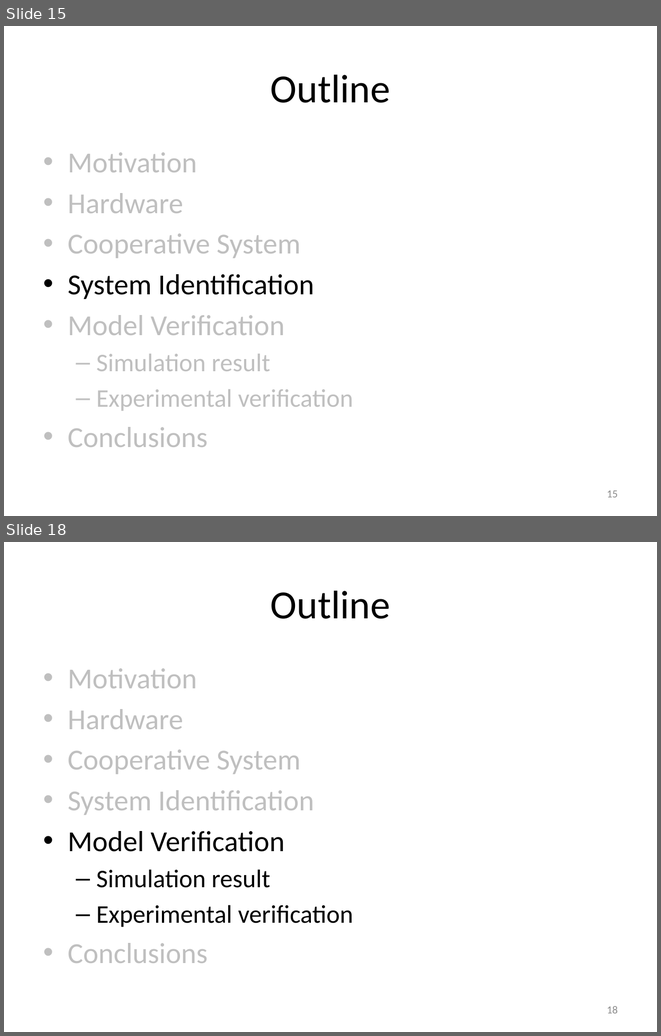
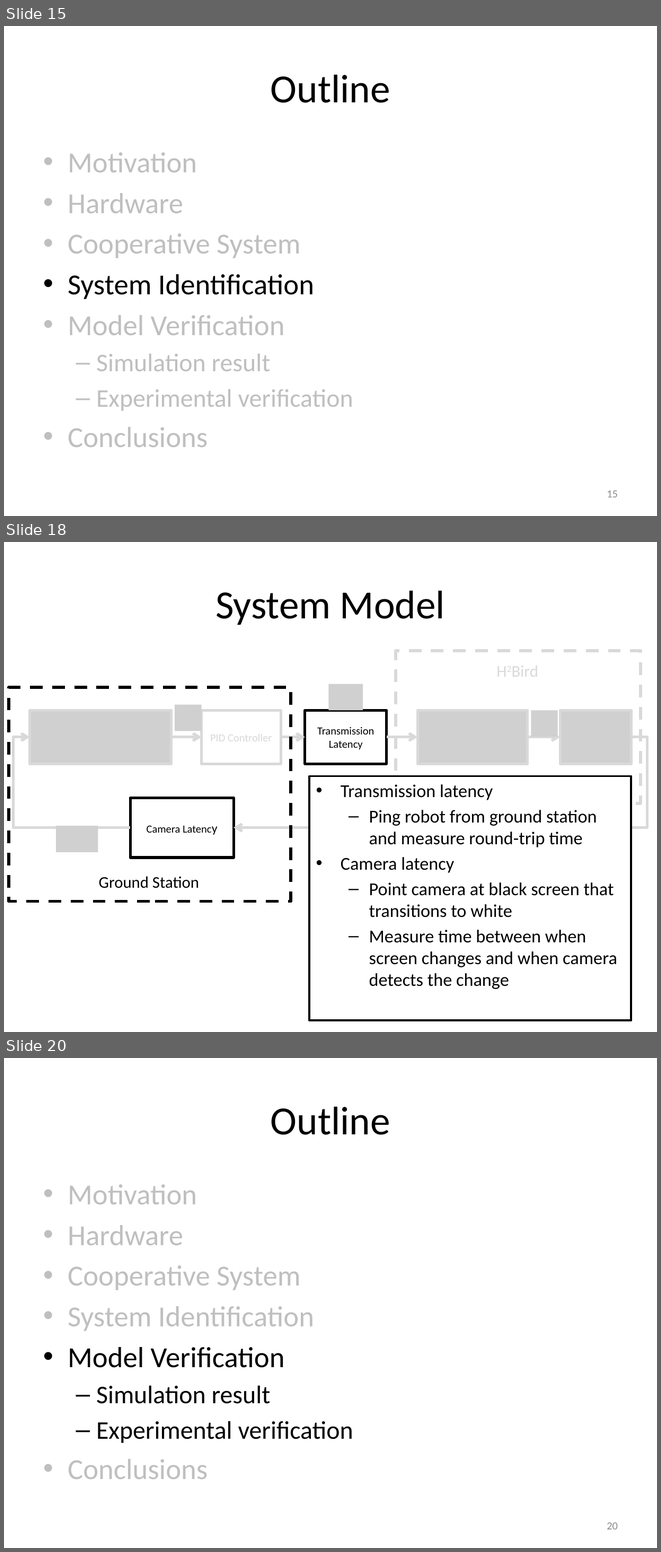
Before and after one commit to ryanjulian/manuscript-aamas2013, a slide deck: presentation/AAMAS_2013.pptx. Shown one above the other, each under a label of ours: slides 15 and 18 before the commit, slides 15, 18 and 20 after it; the slides between them are not shown. The pictures are 661x1036 and 661x1552 pixels, drawn with LibreOffice and Linux fonts; fonts in the diff are those of the drawing; grey boxes stand for pictures. Boxes give left, top, right and bottom in pixels: in the first picture for what was removed or moved away, otherwise in the second. Text is boxed around its words. In the diff, an @@ line names an element or a change of style, - is before the commit and + after.

```diff
--- a/presentation/AAMAS_2013.pptx
+++ b/presentation/AAMAS_2013.pptx
@@ slide 18 added at (x1=4, y1=542, x2=657, y2=1032), background #FFFFFF @@
@@ title added at (x1=215, y1=590, x2=445, y2=625), 44 pt, text #000000 @@
+System Model
@@ rectangle added at (x1=396, y1=651, x2=641, y2=803), outline #D9D9D9 3.5 pt dashed @@
@@ text added at (x1=491, y1=658, x2=547, y2=684), 18 pt, text #D9D9D9 @@
+H2Bird
@@ picture added at (x1=328, y1=684, x2=363, y2=710) @@
@@ rectangle added at (x1=9, y1=688, x2=291, y2=901), outline #000000 3.5 pt dashed @@
@@ picture added at (x1=29, y1=711, x2=171, y2=764) @@
@@ picture added at (x1=175, y1=705, x2=201, y2=731) @@
@@ rectangle added at (x1=201, y1=711, x2=281, y2=764), fill #FFFFFF, outline #D9D9D9 3 pt, 12 pt, text #D9D9D9 @@
+PID Controller
@@ rectangle added at (x1=305, y1=711, x2=387, y2=764), fill #FFFFFF, outline #000000 3 pt, 12 pt, text #000000 @@
+Transmission Latency
@@ picture added at (x1=417, y1=711, x2=527, y2=764) @@
@@ picture added at (x1=531, y1=711, x2=558, y2=737) @@
@@ picture added at (x1=560, y1=711, x2=632, y2=764) @@
@@ elbow arrow added from (130, 827) to (29, 737), #D9D9D9 3 pt @@
@@ arrow added from (171, 737) to (201, 737), #D9D9D9 3 pt @@
@@ elbow arrow added from (631, 737) to (234, 827), #D9D9D9 3 pt @@
@@ elbow arrow added from (281, 737) to (305, 737), #D9D9D9 3 pt @@
@@ elbow arrow added from (387, 737) to (417, 737), #D9D9D9 3 pt @@
@@ arrow added from (528, 737) to (560, 737), #D9D9D9 3 pt @@
@@ text added at (x1=310, y1=776, x2=632, y2=1020), fill #FFFFFF, outline #000000 2.25 pt, 20 pt, text #000000 @@
+• Transmission latency
+  – Ping robot from ground station and measure round-trip time
+• Camera latency
+  – Point camera at black screen that transitions to white
+  – Measure time between when screen changes and when camera detects the change
@@ rectangle added at (x1=130, y1=797, x2=233, y2=857), fill #FFFFFF, outline #000000 3 pt, 12 pt, text #000000 @@
+Camera Latency
@@ picture added at (x1=56, y1=826, x2=98, y2=852) @@
@@ text added at (x1=99, y1=876, x2=199, y2=888), 18 pt, text #000000 @@
+Ground Station
@@ what was slide 18 is now slide 20 @@
@@ page number at (x1=607, y1=1522, x2=618, y2=1529): text changed @@
-18
+20
```
Also in this commit, not shown: 6 slides changed, 3 other slides added, 1 slide removed, 1 other file.
